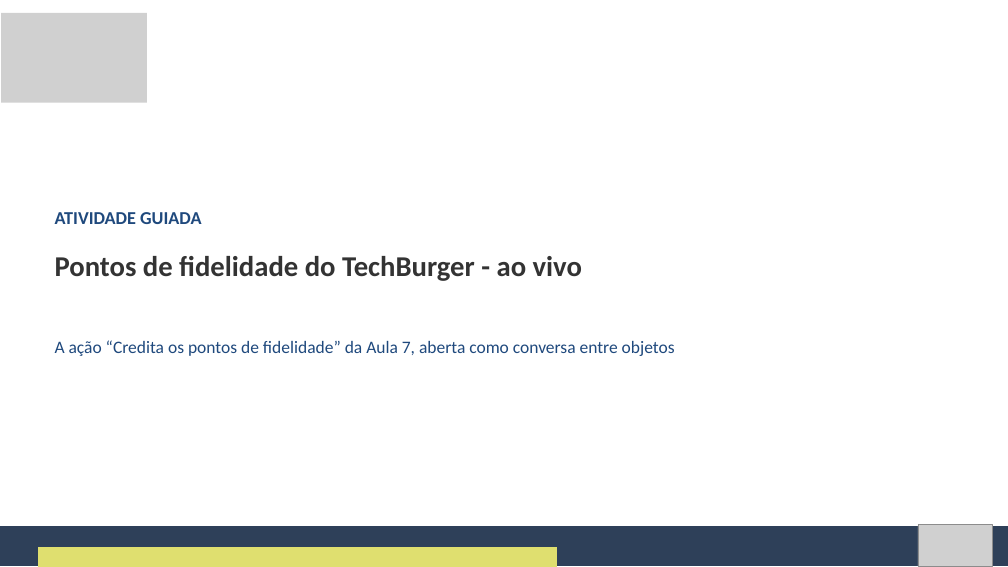
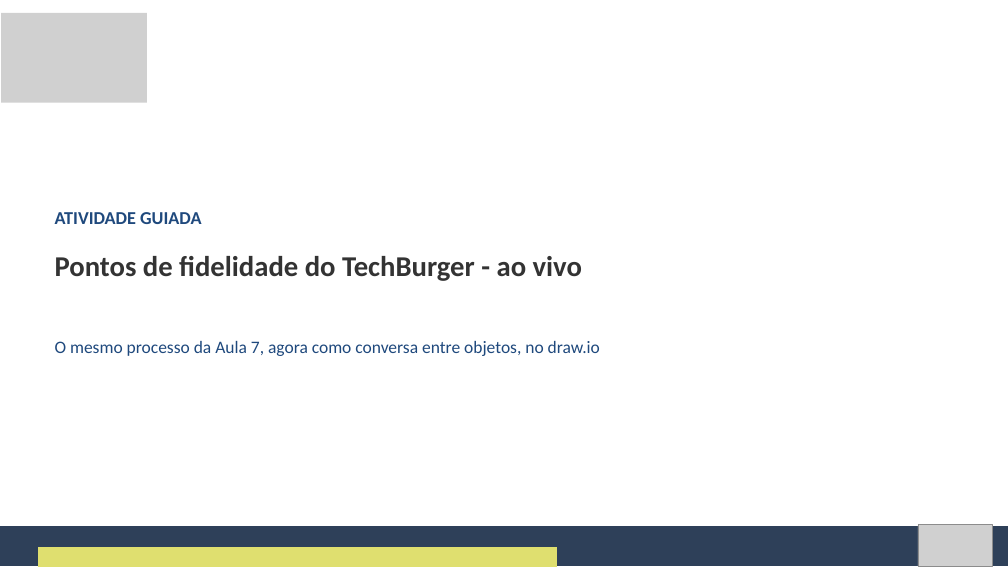
Before and after one commit to Natan20/Curso-Modelagem-De-Sistemas-Material, a slide deck: slide 56 of Aula 08 - 09-10-2026/Aula 8 - Slides.pptx. Drawn at 1008x567 pixels with LibreOffice and Linux fonts; fonts in the diff are those of the drawing; grey boxes stand for pictures. Boxes give left, top, right and bottom in pixels: in the first picture for what was removed or moved away, otherwise in the second. Text is boxed around its words. In the diff, an @@ line names an element or a change of style, - is before the commit and + after.

Commit message:
Aula 8: atividade guiada direto nos passos, sem slides de história
Remove os slides da história, 'quem é quem', 'primeiro no quadro',
'lendo o mapa da tela' e 'conferindo com dois clientes' (122 -> 117 slides);
troca 'Maria' por 'o cliente'. Apostila (docx/pdf) acompanha.

```diff
--- a/Aula 08 - 09-10-2026/Aula 8 - Slides.pptx
+++ b/Aula 08 - 09-10-2026/Aula 8 - Slides.pptx
@@ text at <box>55,341,600,356</box>: text changed @@
-A ação “Credita os pontos de fidelidade” da Aula 7, aberta como conversa entre objetos
+O mesmo processo da Aula 7, agora como conversa entre objetos, no draw.io
```
Also in this commit, not shown: 6 other slides changed, 5 slides removed, 2 other files.
